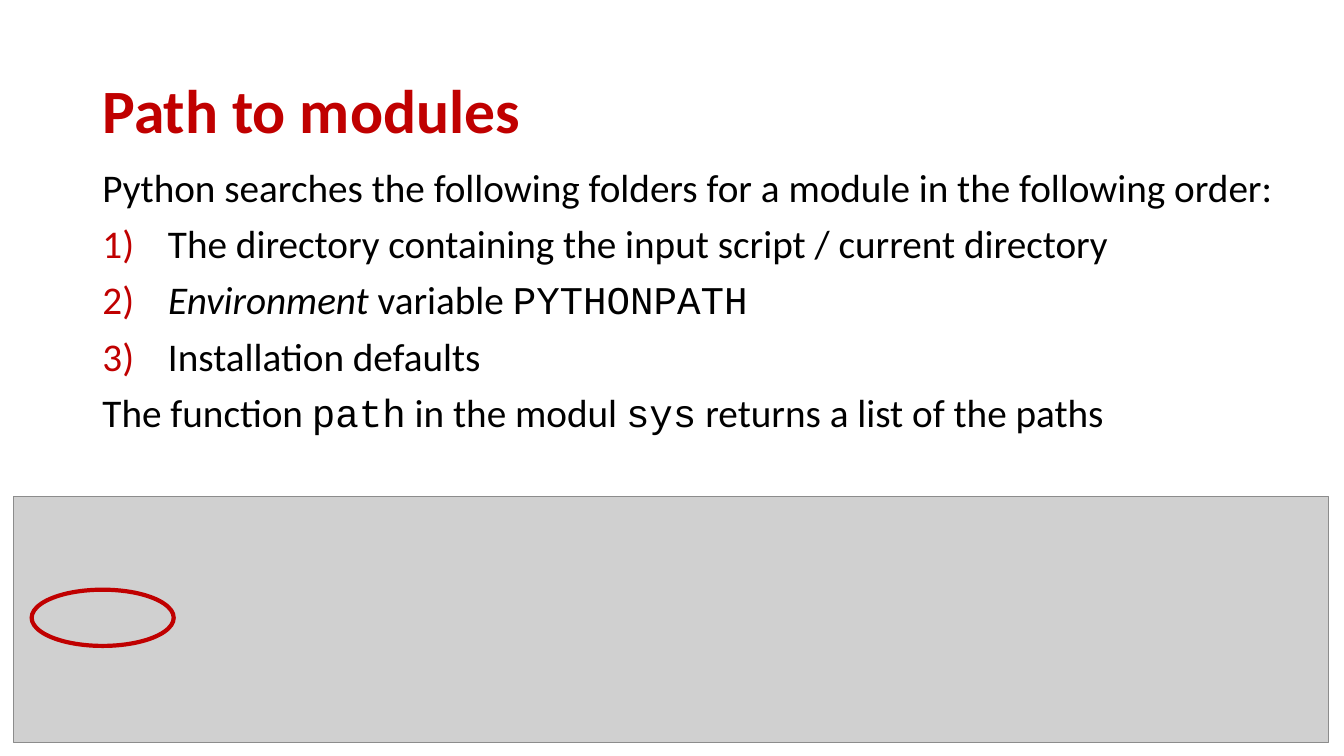
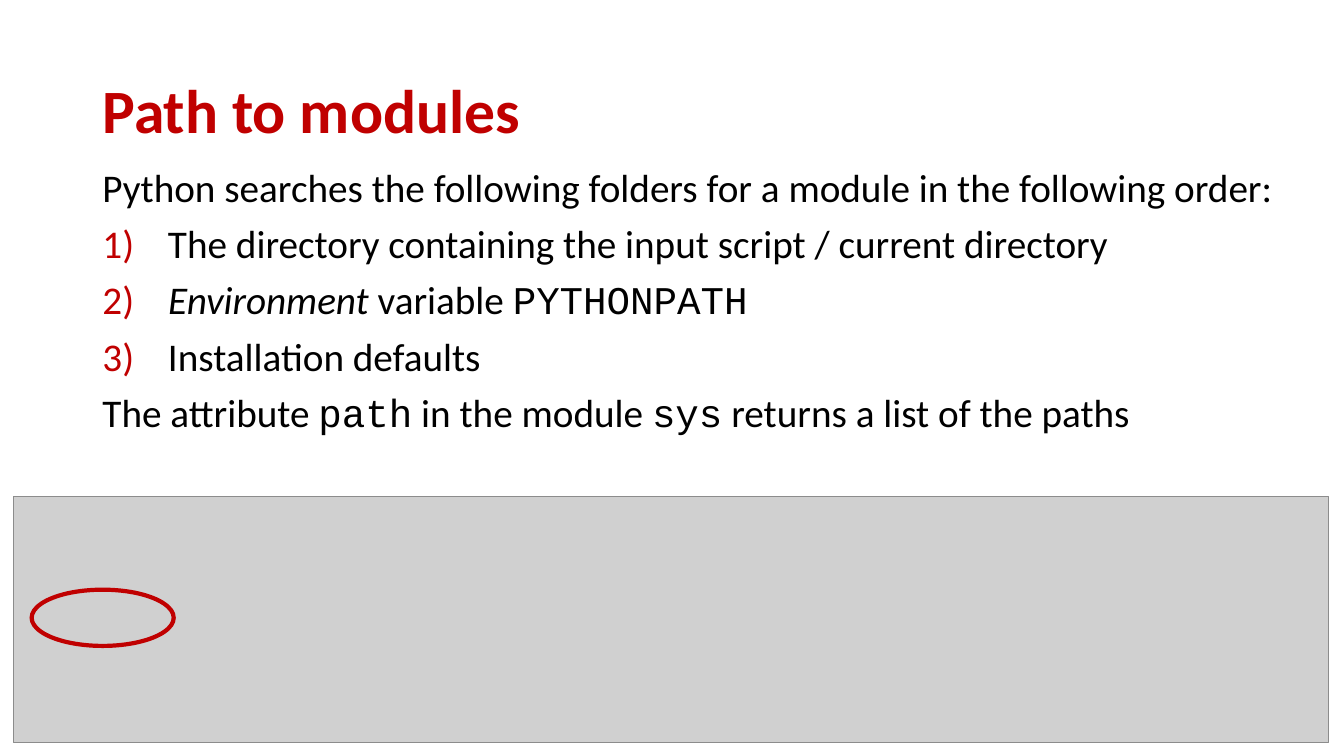
Before and after one commit to gsbrodal/gsbrodal.github.io, a slide deck: slide 14 of ipsa/slides/modules.pptx. Drawn at 1344x756 pixels with LibreOffice and Linux fonts; fonts in the diff are those of the drawing; grey boxes stand for pictures. Boxes give left, top, right and bottom in pixels: in the first picture for what was removed or moved away, otherwise in the second. Text is boxed around its words. In the diff, an @@ line names an element or a change of style, - is before the commit and + after.

Commit message:
all-slides-with-answers.pdf all-slides.pdf code.zip modules.pdf modules.pptx

```diff
--- a/ipsa/slides/modules.pptx
+++ b/ipsa/slides/modules.pptx
@@ text at [102, 399, 1130, 435]: text changed @@
-The function path in the modul sys returns a list of the paths
+The attribute path in the module sys returns a list of the paths
```
Also in this commit, not shown: 10 other slides changed, 4 other files.
